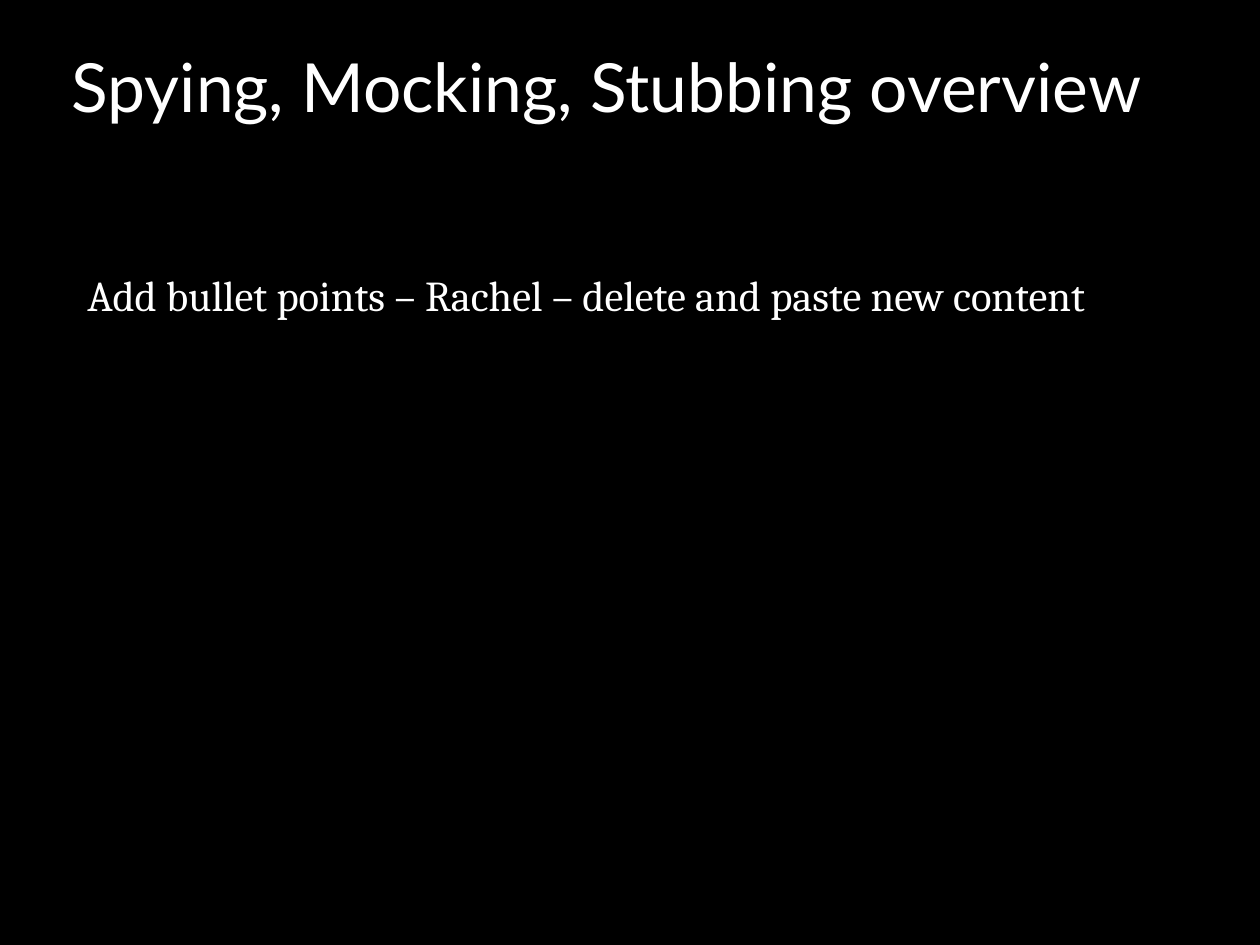
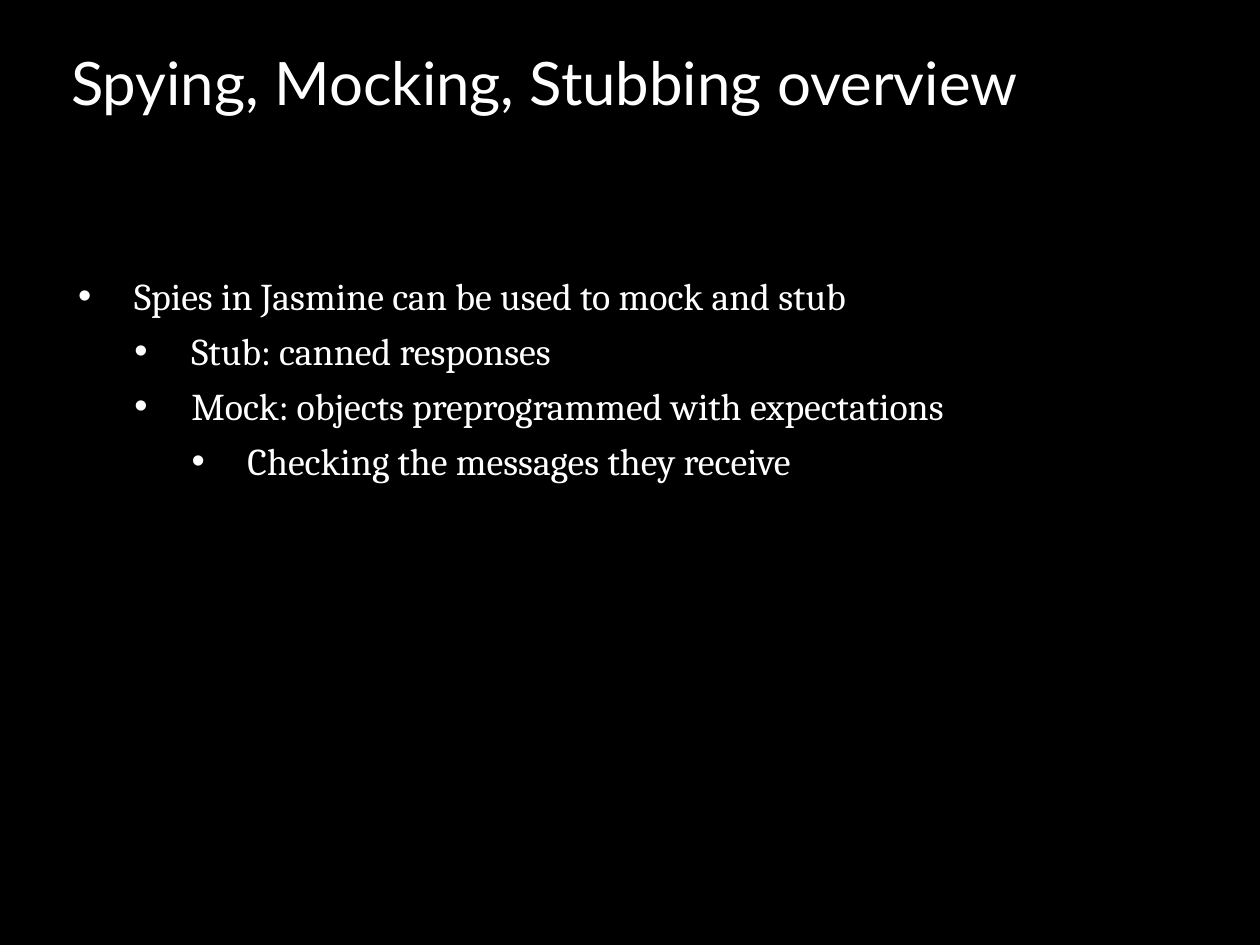
Before and after one commit to jomontanari/JasmineBowlingGame, a slide deck: slide 10 of TestingJavaScript_with_Jasmine.ppt. Drawn at 1260x945 pixels with LibreOffice and Linux fonts; fonts in the diff are those of the drawing; background and template pictures are left out. Boxes give left, top, right and bottom in pixels: in the first picture for what was removed or moved away, otherwise in the second. Text is boxed around its words. In the diff, an @@ line names an element or a change of style, - is before the commit and + after.

```diff
--- a/TestingJavaScript_with_Jasmine.ppt
+++ b/TestingJavaScript_with_Jasmine.ppt
@@ title "Spying, Mocking, Stubbing overview" at box(71, 61, 1017, 116): size 43 to 38 pt @@
@@ text at box(134, 283, 944, 484): text changed; size 27 to 24 pt @@
-Add bullet points – Rachel – delete and paste new content
+• Spies in Jasmine can be used to mock and stub
+  • Stub: canned responses
+  • Mock: objects preprogrammed with expectations
+    • Checking the messages they receive
```
Also in this commit, not shown: 8 other slides changed.
